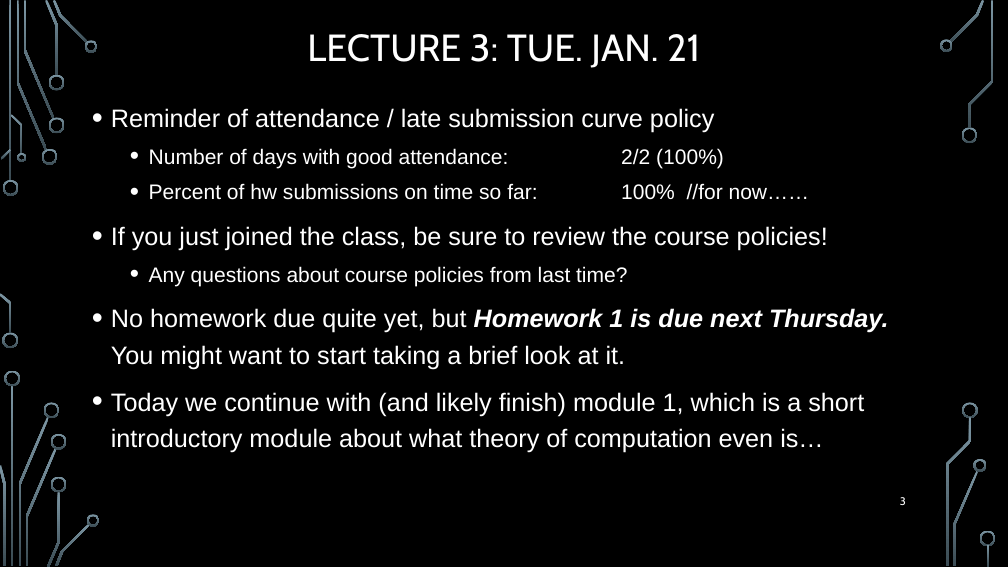
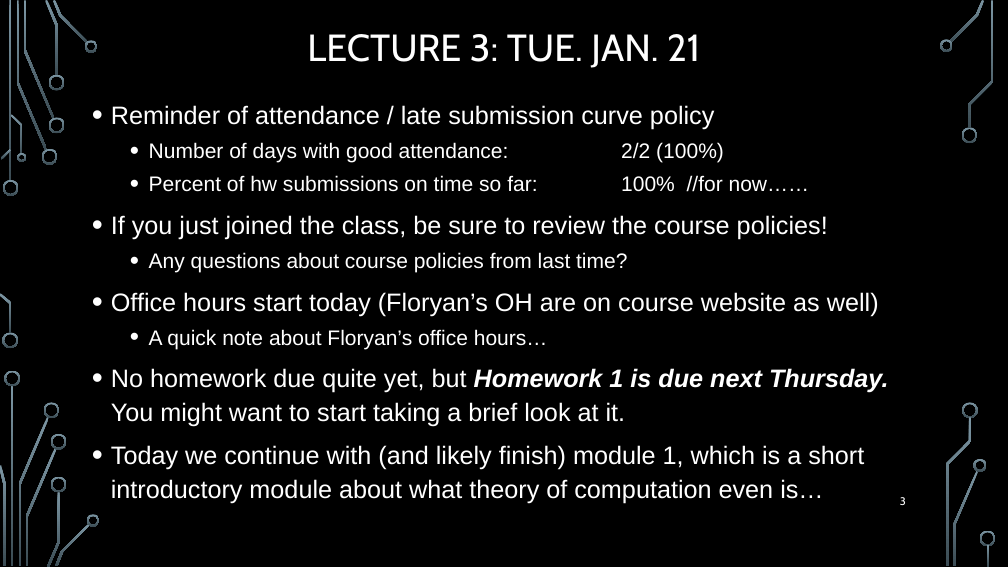
Before and after one commit to markfloryan/dmt2, a slide deck: slide 3 of slides/00-DailyAnnouncements.pptx. Drawn at 1008x567 pixels with LibreOffice and Linux fonts; fonts in the diff are those of the drawing; background and template pictures are left out. Boxes give left, top, right and bottom in pixels: in the first picture for what was removed or moved away, otherwise in the second. Text is boxed around its words. In the diff, an @@ line names an element or a change of style, - is before the commit and + after.

```diff
--- a/slides/00-DailyAnnouncements.pptx
+++ b/slides/00-DailyAnnouncements.pptx
@@ text at (111,105,888,503): line spacing 1.2 to 1.1 @@
@@ text at (111,292,879,349): paragraphs added @@
+• Office hours start today (Floryan’s OH are on course website as well)
+  • A quick note about Floryan’s office hours…
```
Also in this commit, not shown: 1 other file.
